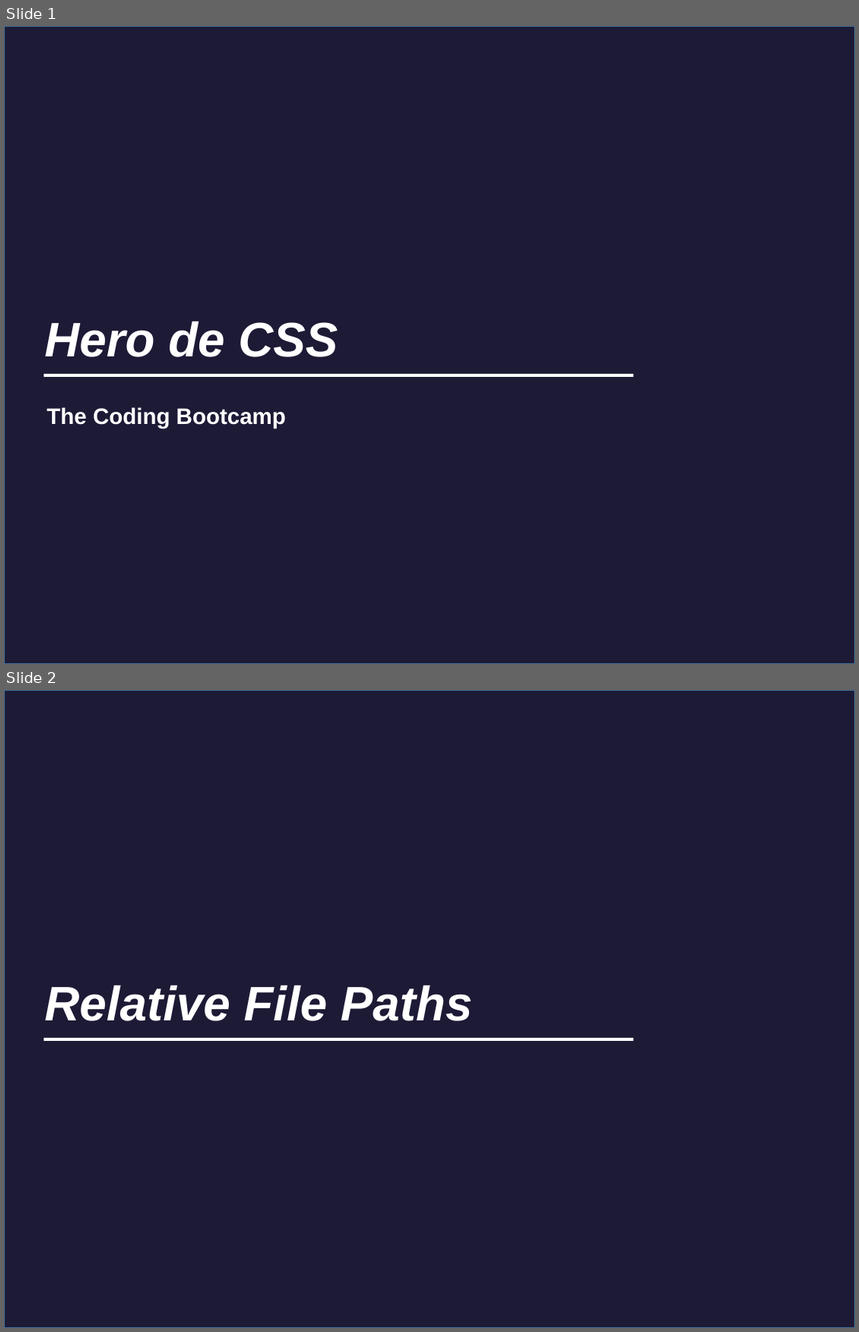
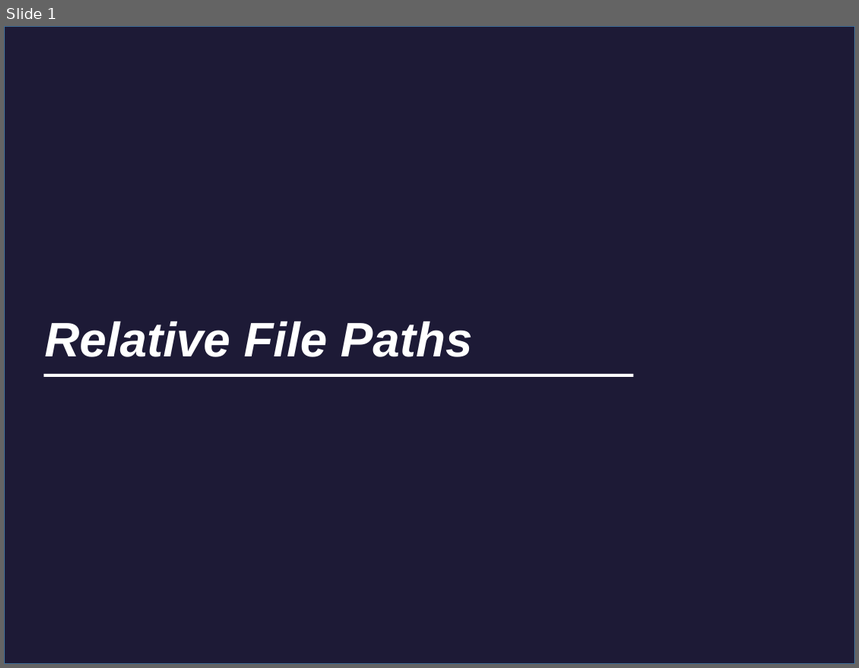
Before and after one commit to tichaiti/tichaiti-workshop, a slide deck: Prezantasyon/Heroes_of_CSS.pptx. Shown one above the other, each under a label of ours: slides 1 and 2 before the commit, slide 1 after it. The pictures are 859x1332 and 859x668 pixels, drawn with LibreOffice and Linux fonts; fonts in the diff are those of the drawing. Boxes give left, top, right and bottom in pixels: in the first picture for what was removed or moved away, otherwise in the second. Text is boxed around its words. In the diff, an @@ line names an element or a change of style, - is before the commit and + after.

```diff
--- a/Prezantasyon/Heroes_of_CSS.pptx
+++ b/Prezantasyon/Heroes_of_CSS.pptx
@@ slide 1 removed at box(4, 26, 855, 664), background #404040; not listed: 2 template elements that a slide beside it also shows @@
@@ title removed at box(44, 321, 338, 357) @@
-Hero de CSS
@@ text removed at box(47, 408, 286, 429) @@
-The Coding Bootcamp
@@ what was slide 2 is now slide 1 @@
```
Also in this commit, not shown: 2 other files.
